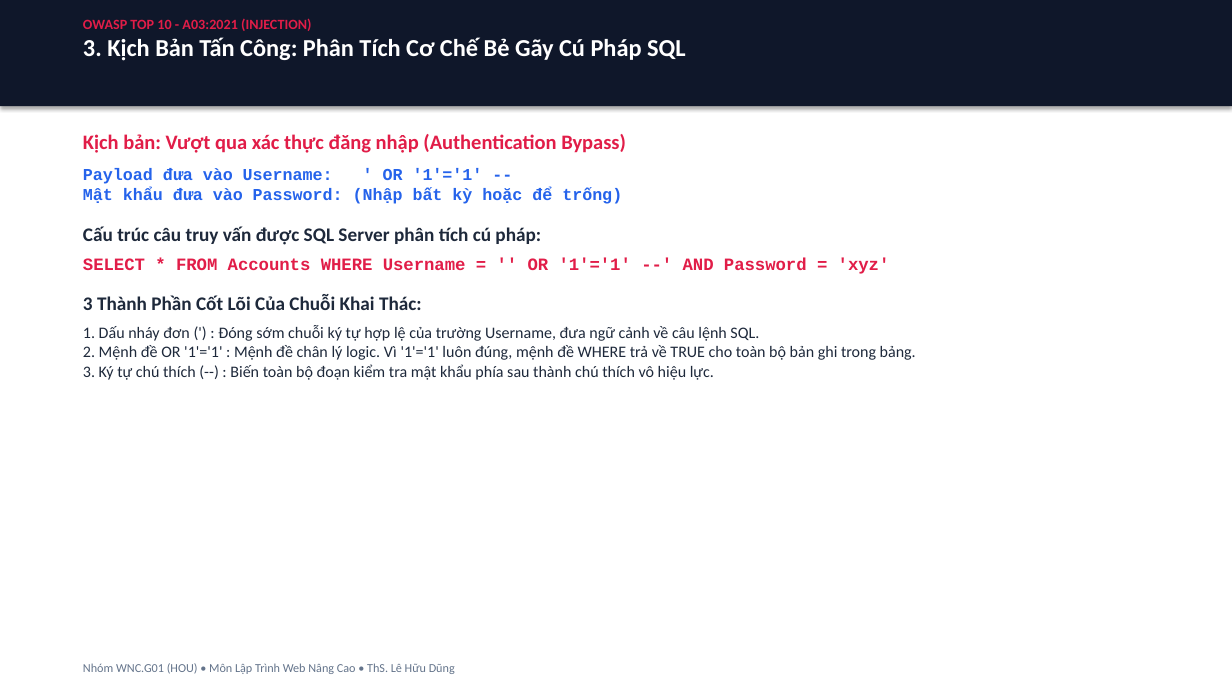
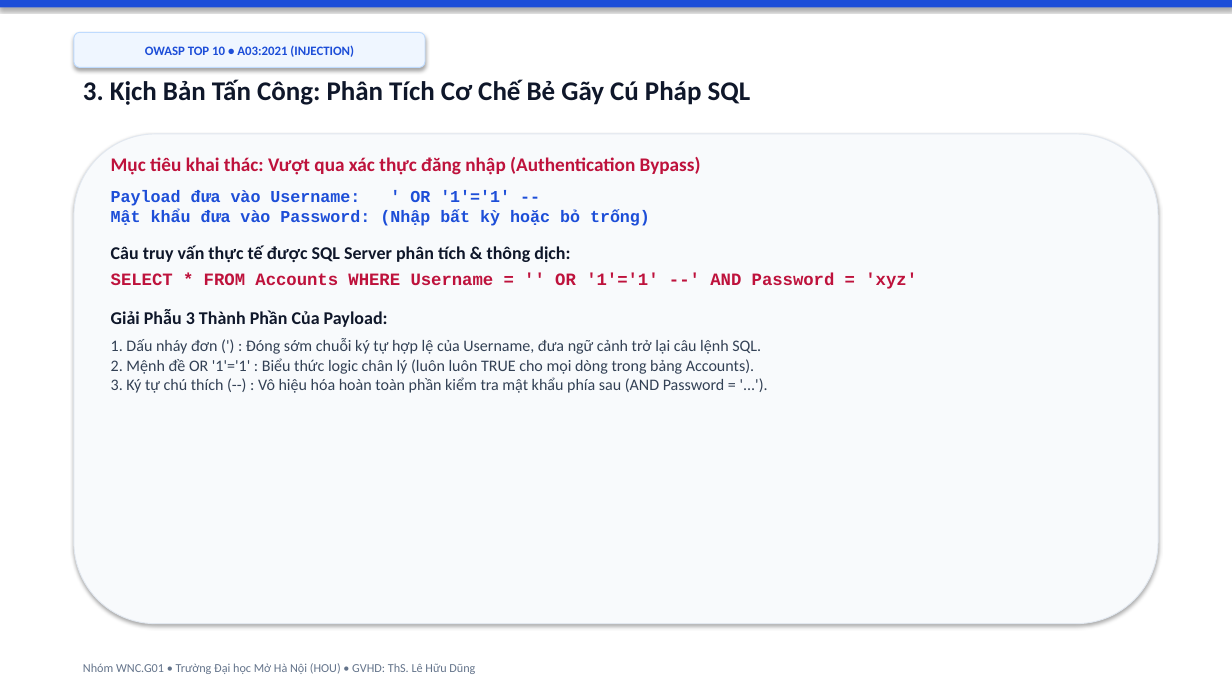
Before and after one commit to hocjsoo/OWASP_Demo, a slide deck: slide 4 of Slide_OWASP_SQL_Injection.pptx. Drawn at 1232x693 pixels with LibreOffice and Linux fonts; fonts in the diff are those of the drawing. Boxes give left, top, right and bottom in pixels: in the first picture for what was removed or moved away, otherwise in the second. Text is boxed around its words. In the diff, an @@ line names an element or a change of style, - is before the commit and + after.

Commit message:
feat: redesign entire presentation with modern Gamma/Canva light theme optimized for classroom projectors

```diff
--- a/Slide_OWASP_SQL_Injection.pptx
+++ b/Slide_OWASP_SQL_Injection.pptx
@@ rectangle: place and size @@
-rectangle at <box>0,0,1232,106</box>
+rectangle at <box>0,0,1232,7</box>
@@ rectangle at <box>0,0,1232,7</box>: fill #0F172A to #1D4ED8 @@
@@ text at <box>83,18,311,31</box>: paragraph removed @@
-OWASP TOP 10 - A03:2021 (INJECTION)
@@ rounded rectangle added at <box>74,32,425,67</box>, fill #EFF6FF, outline #BFDBFE 0.75 pt, 10 pt, text #1D4ED8, bold @@
+OWASP TOP 10 • A03:2021 (INJECTION)
@@ text "3. Kịch Bản Tấn Công: ...": place and size @@
-text "3. Kịch Bản Tấn Công: ..." at <box>83,18,685,61</box>
+text "3. Kịch Bản Tấn Công: ..." at <box>83,79,751,105</box>
@@ text "3. Kịch Bản Tấn Công: ..." at <box>83,79,751,105</box>: size 19 to 21 pt, text colour #FFFFFF to #0F172A @@
@@ rounded rectangle added at <box>74,134,1158,624</box>, fill #F8FAFC, outline #E2E8F0 0.75 pt @@
@@ text "Mục tiêu khai thác: Vượt ...": place and size @@
-text "Mục tiêu khai thác: Vượt ..." at <box>83,134,916,380</box>
+text "Mục tiêu khai thác: Vượt ..." at <box>111,157,917,393</box>
@@ text at <box>111,157,701,262</box>: text changed; text colour #2563EB to #1D4ED8 @@
-Kịch bản: Vượt qua xác thực đăng nhập (Authentication Bypass)
-Payload đưa vào Username: ' OR '1'='1' --
-Mật khẩu đưa vào Password: (Nhập bất kỳ hoặc để trống)
-Cấu trúc câu truy vấn được SQL Server phân tích cú pháp:
+Mục tiêu khai thác: Vượt qua xác thực đăng nhập (Authentication Bypass)
+Payload đưa vào Username: ' OR '1'='1' --
+Mật khẩu đưa vào Password: (Nhập bất kỳ hoặc bỏ trống)
+Câu truy vấn thực tế được SQL Server phân tích & thông dịch:
@@ text at <box>111,273,917,289</box>: text colour #E11D48 to #BE123C in "SELECT * FROM Accounts WHERE Username = ..."; less space between paragraphs @@
@@ text at <box>111,309,761,393</box>: text changed; text colour #1E293B to #334155 @@
-3 Thành Phần Cốt Lõi Của Chuỗi Khai Thác:
-1. Dấu nháy đơn (') : Đóng sớm chuỗi ký tự hợp lệ của trường Username, đưa ngữ cảnh về câu lệnh SQL.
-2. Mệnh đề OR '1'='1' : Mệnh đề chân lý logic. Vì '1'='1' luôn đúng, mệnh đề WHERE trả về TRUE cho toàn bộ bản ghi trong bảng.
-3. Ký tự chú thích (--) : Biến toàn bộ đoạn kiểm tra mật khẩu phía sau thành chú thích vô hiệu lực.
+Giải Phẫu 3 Thành Phần Của Payload:
+1. Dấu nháy đơn (') : Đóng sớm chuỗi ký tự hợp lệ của Username, đưa ngữ cảnh trở lại câu lệnh SQL.
+2. Mệnh đề OR '1'='1' : Biểu thức logic chân lý (luôn luôn TRUE cho mọi dòng trong bảng Accounts).
+3. Ký tự chú thích (--) : Vô hiệu hóa hoàn toàn phần kiểm tra mật khẩu phía sau (AND Password = '...').
@@ text at <box>83,663,475,674</box>: text changed @@
-Nhóm WNC.G01 (HOU) • Môn Lập Trình Web Nâng Cao • ThS. Lê Hữu Dũng
+Nhóm WNC.G01 • Trường Đại học Mở Hà Nội (HOU) • GVHD: ThS. Lê Hữu Dũng
```
Also in this commit, not shown: 7 other slides changed, 2 other files.
